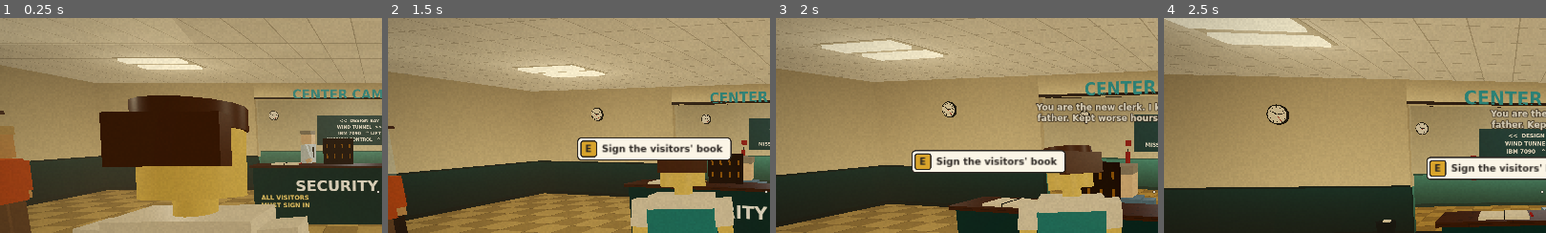
Above: before the commit, frames 1-4 (left to right).
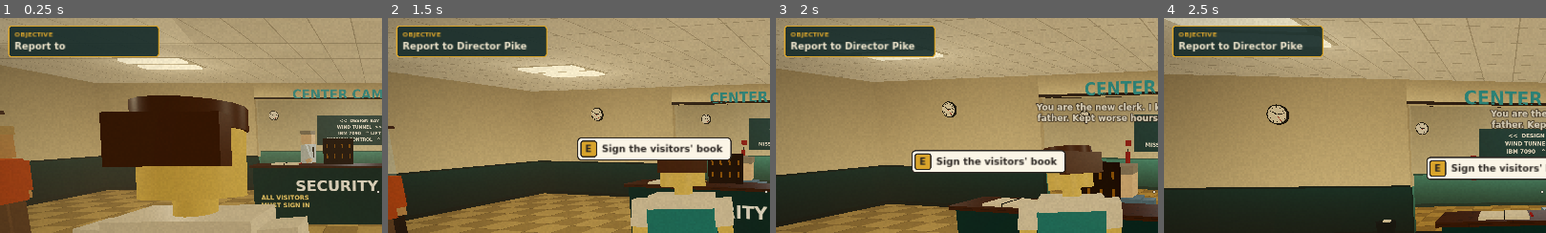
Above: after the commit, the same moments.

Repository: Oblivith/nasa-reload
Game: Godot game, scene res://scenes/world/facility/facility.tscn
The game is run twice, just before and just after one commit, with the same random seed, the same clock (stepped at 60 frames per second) and the same inputs. This scene is started directly instead of the project's main scene.
Inputs (mouse positions are % of the whole screen's width and height, from its top left):
- Up to frame 1 (0.25 s): no input
- Up to frame 2 (1.5 s): tap Enter at 0.5 s; move the mouse to (55, 50) at 0.52 s; hold W (player_move_forward) from 0.53 s (still down); tap E (player_interact) at 0.6 s; click (55, 50) at 0.67 s; tap Space at 0.77 s; move the mouse to (45, 50) at 1.27 s; tap Shift (player_sprint) at 1.35 s; click (45, 50) at 1.42 s
- Up to frame 3 (2 s): keep holding W (player_move_forward); tap Space at 1.52 s
- Up to frame 4 (2.5 s): keep holding W (player_move_forward); move the mouse to (52, 48) at 2.02 s; tap Q (player_swap_shoulder) at 2.1 s; click (52, 48) at 2.17 s
The pictures show only the part of the screen within x 0-50%, y 10-60%; the shares and areas given below are measured in that part.

The runs differ from the first frame. In frame 1, 5.8% of the frame differs, in the area x 2-42%, y 3-19%; in frame 2, 5.8%; in frame 3, 5.7%; in frame 4, 5.7%.

Commit message:
Story 2/11: objective tracker driving the Level 1 flow
Persistent card in the top-left corner. The eight steps from the script's
OBJECTIVE TRACKER section are in data/story_level1.json; each completes on a
StoryTriggers event or room entry and fires the next. The facility attaches
itself to Story and offers open_story_overlay() for story screens.

Co-Authored-By: Claude Fable 5.2 <noreply@anthropic.com>

Diff:
--- a/data/story_level1.json
+++ b/data/story_level1.json
@@ -1,6 +1,6 @@
 {
   "comment": "Level 1 story flow: which lines play, on which trigger, in what order.",
-  "notes": "Code generated with AI assistance (Claude). Revi …(552 unchanged characters)… e card. 'ui' holds dialogue box timings.",
+  "notes": "Code generated with AI assistance (Claude). Revi …(552 unchanged characters)… e card. 'ui' holds dialogue box timings. OBJECTIVES: the tracker's steps in order; the text is story_dialogue.json 'objectives.<id>'. A step is done when its 'complete_on' happens: {'event': id} (a StoryTriggers.fire) or {'area': room id}. Doing a later step early also ticks off the ones before it, but a 'required' step is never skipped. 'done_if_flag' completes a step at once if that flag is already set.",
   "line_refs_in": ["pike_lines", "npc_barks", "facility_audio"],
   "ui": {
     "chars_per_second": 60,
@@ -25,5 +25,15 @@
       { "type": "title", "line": "opening.title", "hold": 3.5 }
     ]
   },
+  "objectives": [
+    { "id": "report_to_pike", "complete_on": { "event": "pike_brief_done" }, "required": true },
+    { "id": "visit_design_bay", "complete_on": { "area": "design_bay" } },
+    { "id": "talk_to_dot", "complete_on": { "event": "talked_to_dot" } },
+    { "id": "build_beacon", "complete_on": { "event": "rocket_ready" } },
+    { "id": "run_ibm", "complete_on": { "event": "ibm_run_ok" } },
+    { "id": "launch", "complete_on": { "event": "orbit_achieved" }, "required": true },
+    { "id": "dads_office", "complete_on": { "area": "dad_office" }, "required": true },
+    { "id": "listen_tapes", "complete_on": { "event": "tapes_all_heard" }, "done_if_flag": "tapes_all_heard", "required": true }
+  ],
   "triggers": {}
 }
--- /dev/null
+++ b/scenes/ui/story/objective_tracker.gd
@@ -0,0 +1,95 @@
+# Code generated with AI assistance (Claude). Reviewed by team.
+class_name ObjectiveTracker
+extends Control
+## The objective tracker: a small card in the top-left corner (under the room name) that
+## always shows the current objective. When a step is done it is ticked off for a
+## moment, then the next one types in. Display only; never takes input.
+## Story (autoload) owns the steps; the text comes from data/story_dialogue.json.
+
+const DONE_SECONDS := 1.6
+const CHARS_PER_SECOND := 45.0
+
+var _panel: PanelContainer
+var _title: Label
+var _text: Label
+var _title_text: String = "OBJECTIVE"
+var _done_text: String = "DONE"
+var _pending: Array = []          # [{done: String}] or [{show: String}]
+var _hold: float = 0.0
+var _reveal: float = -1.0
+
+
+func _ready() -> void:
+	set_anchors_and_offsets_preset(Control.PRESET_FULL_RECT)
+	mouse_filter = Control.MOUSE_FILTER_IGNORE
+	_panel = PanelContainer.new()
+	_panel.mouse_filter = Control.MOUSE_FILTER_IGNORE
+	var style := ConsoleTheme.panel(Color(ConsoleTheme.DESK_DARK, 0.9), ConsoleTheme.MUSTARD, 3, 8, 12)
+	style.content_margin_left = 16
+	style.content_margin_right = 18
+	_panel.add_theme_stylebox_override("panel", style)
+	_panel.position = Vector2(30, 122)
+	_panel.custom_minimum_size = Vector2(380, 0)
+	_panel.visible = false
+	add_child(_panel)
+	var column := VBoxContainer.new()
+	column.mouse_filter = Control.MOUSE_FILTER_IGNORE
+	column.add_theme_constant_override("separation", 2)
+	_panel.add_child(column)
+	_title = ConsoleTheme.heading(_title_text, 16, ConsoleTheme.MUSTARD)
+	column.add_child(_title)
+	_text = ConsoleTheme.heading("", 24, ConsoleTheme.CREAM)
+	column.add_child(_text)
+
+
+func set_labels(title: String, done: String) -> void:
+	_title_text = title
+	_done_text = done
+	if _title != null:
+		_title.text = title
+
+
+## Shows `text` as the current objective. With `completed` (the step just finished) that
+## one is ticked off first. An empty `text` hides the tracker (after the tick).
+func show_objective(text: String, completed: String = "") -> void:
+	if completed != "":
+		_pending.append({"done": completed})
+	_pending.append({"show": text})
+
+
+func current_text() -> String:
+	for i in range(_pending.size() - 1, -1, -1):
+		if (_pending[i] as Dictionary).has("show"):
+			return str(_pending[i]["show"])
+	return _text.text if _panel.visible else ""
+
+
+func _process(delta: float) -> void:
+	if _reveal >= 0.0:
+		_reveal += delta * CHARS_PER_SECOND
+		_text.visible_ratio = minf(1.0, _reveal / maxf(1.0, float(_text.text.length())))
+		if _text.visible_ratio >= 1.0:
+			_reveal = -1.0
+	if _hold > 0.0:
+		_hold -= delta
+		return
+	if _pending.is_empty():
+		return
+	var step: Dictionary = _pending.pop_front()
+	if step.has("done"):
+		_title.text = _done_text
+		_title.add_theme_color_override("font_color", ConsoleTheme.PASS.lightened(0.35))
+		_text.text = str(step["done"])
+		_text.visible_ratio = 1.0
+		_text.add_theme_color_override("font_color", ConsoleTheme.PASS.lightened(0.45))
+		_panel.visible = true
+		_hold = DONE_SECONDS
+	else:
+		_title.text = _title_text
+		_title.add_theme_color_override("font_color", ConsoleTheme.MUSTARD)
+		_text.add_theme_color_override("font_color", ConsoleTheme.CREAM)
+		_text.text = str(step["show"])
+		_text.visible_ratio = 0.0
+		_reveal = 0.0
+		_panel.visible = _text.text != ""
+		_panel.reset_size()
--- a/scenes/world/facility/facility.gd
+++ b/scenes/world/facility/facility.gd
@@ -93,6 +93,7 @@
 	GameState.design_changed.connect(_on_design_changed)
 	GameState.budget_changed.connect(func(_b: float) -> void: _on_design_changed())
 	_on_design_changed()
+	Story.attach_facility(self)
 	_apply_cmdline.call_deferred()
 
 
@@ -301,6 +302,16 @@
 			_overlay_kind = ""
 			_set_player_input(true))
 	_ui_layer.add_child(control)
+
+
+## For the Story autoload: shows a story screen (dialogue box, tape deck, ending card) as
+## this scene's overlay, so the player is held and any other screen closes first.
+func open_story_overlay(control: Control) -> void:
+	_open_overlay(control, "story")
+
+
+func story_overlay_open() -> bool:
+	return _overlay != null
 
 
 func _close_overlay() -> void:
--- a/scripts/systems/story.gd
+++ b/scripts/systems/story.gd
@@ -15,6 +15,9 @@
 ##   Story.present(lines)                      show them (freezes the player in the facility)
 ##   Story.play("talk_guard")                  run a trigger from story_level1.json
 
+## The current objective changed ("" when every step is done).
+signal objective_changed(id: String, text: String)
+
 const DIALOGUE_FILE := "story_dialogue"
 const FLOW_FILE := "story_level1"
 ## A string of this form in another data file is replaced by that line's text at load.
@@ -29,6 +32,7 @@
 var _host: Node = null                 # the facility scene, while one is running
 var _captions: StoryDialogueBox = null
 var _queue: Array = []                 # trigger ids waiting for the screen to be free
+var _tracker: ObjectiveTracker
 
 
 func _ready() -> void:
@@ -43,7 +47,13 @@
 	_layer.name = "StoryLayer"
 	_layer.layer = 20
 	add_child(_layer)
+	_tracker = ObjectiveTracker.new()
+	_tracker.visible = false
+	_layer.add_child(_tracker)
+	_tracker.set_labels(text("ui.tracker_title"), text("ui.tracker_done"))
 	StoryTriggers.event_fired.connect(_on_event)
+	StoryTriggers.area_entered.connect(_on_area)
+	SceneManager.scene_changed.connect(_on_scene_changed)
 
 
 # --- Lines ---------------------------------------------------------------------------
@@ -233,6 +243,7 @@
 
 
 func _on_event(event_id: String, payload: Dictionary) -> void:
+	_objective_signal("event", event_id)
 	if (flow.get("triggers", {}) as Dictionary).has(event_id):
 		play(event_id, payload)
 
@@ -240,3 +251,92 @@
 func _process(_delta: float) -> void:
 	if not _queue.is_empty() and not _screen_busy():
 		play(str(_queue.pop_front()))
+
+
+func _on_area(area_id: String, _first_time: bool) -> void:
+	_objective_signal("area", area_id)
+
+
+# --- Facility ------------------------------------------------------------------------
+
+## Called by the facility scene once it is built. From here on dialogue opens through
+## the facility (so the player is held and its other screens close) and the objective
+## tracker is on screen.
+func attach_facility(facility: Node) -> void:
+	_host = facility
+	_tracker.visible = true
+	_tracker.show_objective(objective_text())
+
+
+func _on_scene_changed(path: String) -> void:
+	# Menus and cutscenes hide the tracker; the facility switches it back on.
+	if not _has_host() or path.contains("title") or path.contains("cutscenes"):
+		_tracker.visible = false
+
+
+# --- Objectives ----------------------------------------------------------------------
+# story_level1.json "objectives" is the ordered list. A step is done when its
+# "complete_on" happens ({"event": id} from StoryTriggers.fire, or {"area": room id}).
+# Doing a later step's thing early ticks off the steps before it too, except that a
+# "required" step can never be skipped. Progress is the GameState flags "obj_<id>".
+
+func objectives() -> Array:
+	return flow.get("objectives", [])
+
+
+## Index of the current step, or -1 when all are done.
+func objective_index() -> int:
+	var steps := objectives()
+	for i in steps.size():
+		if not GameState.has_flag("obj_" + str((steps[i] as Dictionary)["id"])):
+			return i
+	return -1
+
+
+func objective_id() -> String:
+	var i := objective_index()
+	return str((objectives()[i] as Dictionary)["id"]) if i >= 0 else ""
+
+
+func objective_text() -> String:
+	var i := objective_index()
+	return _step_text(objectives()[i]) if i >= 0 else ""
+
+
+func objective_done(id: String) -> bool:
+	return GameState.has_flag("obj_" + id)
+
+
+func _step_text(step: Dictionary) -> String:
+	return text(str(step.get("line", "objectives." + str(step["id"]))))
+
+
+func _objective_signal(kind: String, value: String) -> void:
+	var steps := objectives()
+	var first := objective_index()
+	if first < 0:
+		return
+	for j in range(first, steps.size()):
+		var step: Dictionary = steps[j]
+		if str((step.get("complete_on", {}) as Dictionary).get(kind, "")) == value:
+			_complete_steps(first, j)
+			return
+		if bool(step.get("required", false)):
+			return
+
+
+func _complete_steps(from: int, to: int) -> void:
+	var steps := objectives()
+	var last_done := ""
+	for k in range(from, to + 1):
+		GameState.set_flag("obj_" + str((steps[k] as Dictionary)["id"]))
+		last_done = _step_text(steps[k])
+	# A step whose work is already done (all tapes heard before the launch worked).
+	var next := objective_index()
+	while next >= 0 and GameState.has_flag(str((steps[next] as Dictionary).get("done_if_flag", "-"))):
+		GameState.set_flag("obj_" + str((steps[next] as Dictionary)["id"]))
+		last_done = _step_text(steps[next])
+		next = objective_index()
+	_tracker.show_objective(objective_text(), last_done)
+	objective_changed.emit(objective_id(), objective_text())
+	StoryTriggers.fire("objective_changed", {"id": objective_id()})
